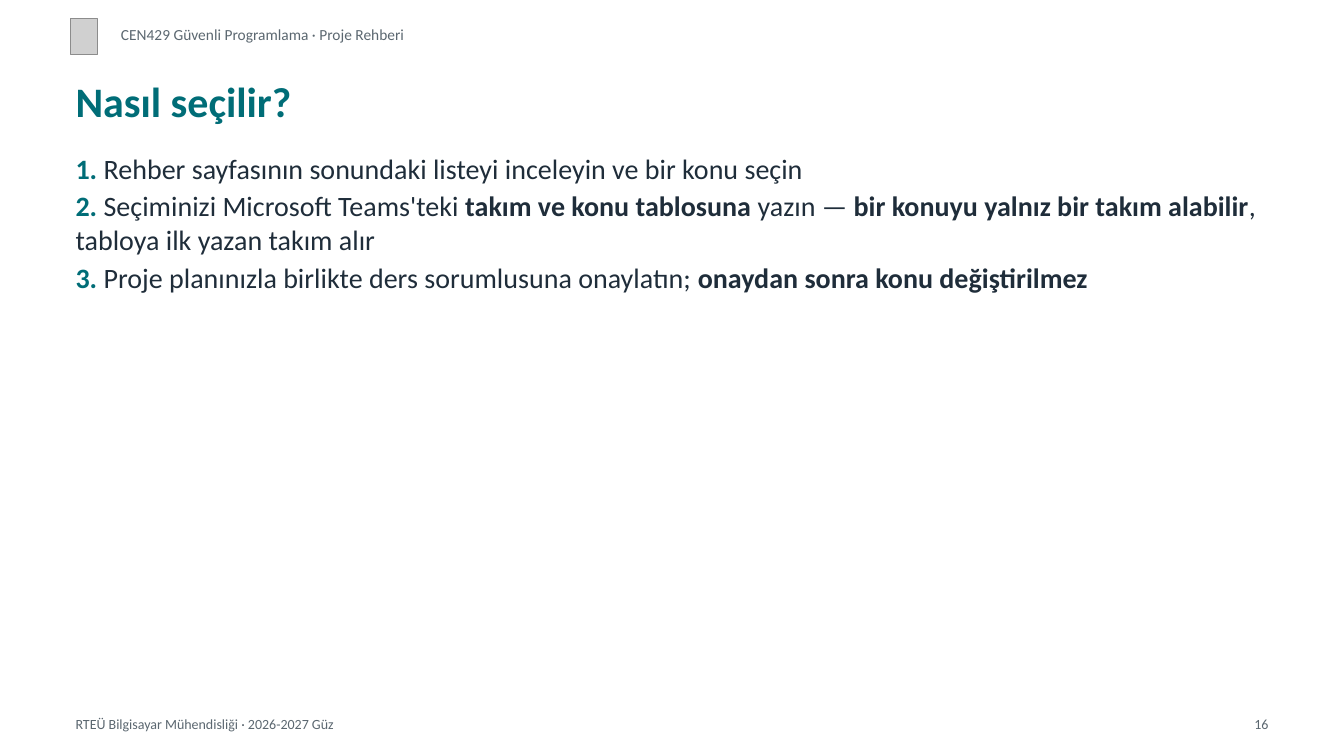
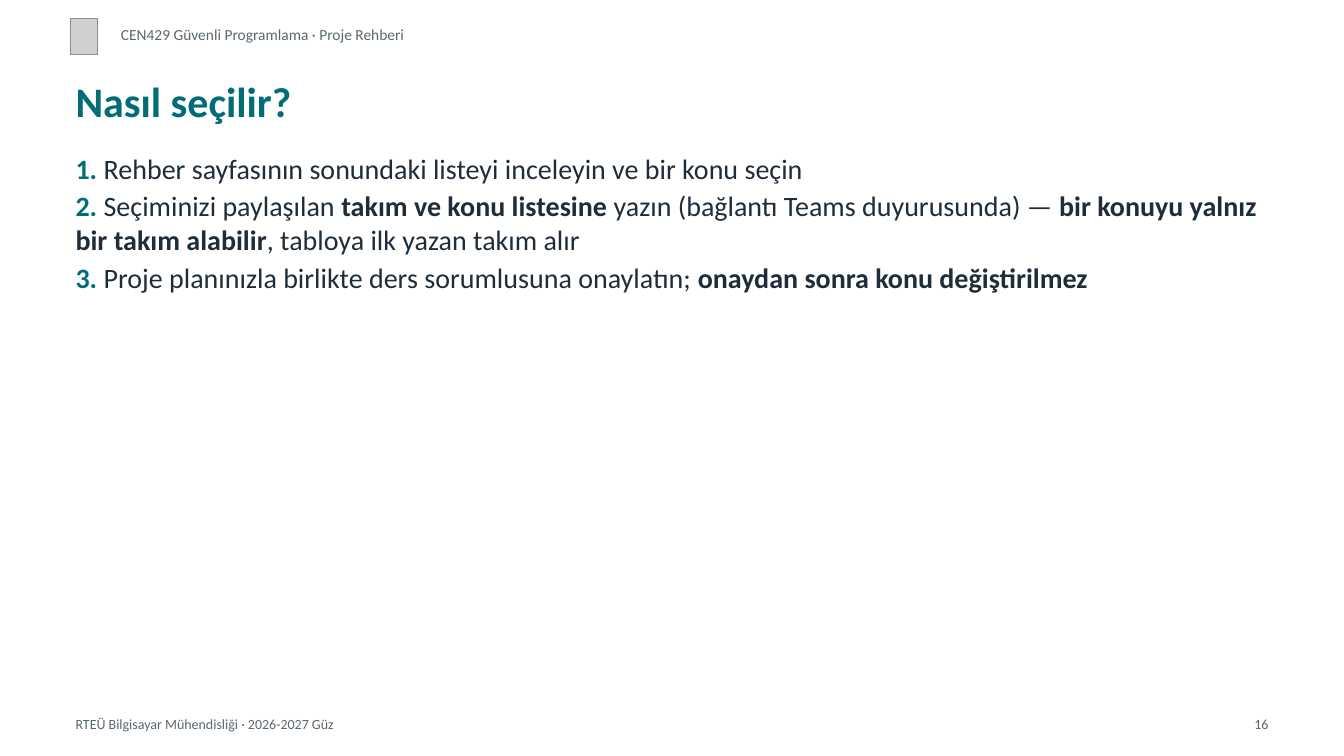
Before and after one commit to ucoruh/cen429-secure-programming, a slide deck: slide 16 of docs/project-guide/cen429-proje-rehberi-sunum.tr.pptx. Drawn at 1344x756 pixels with LibreOffice and Linux fonts; fonts in the diff are those of the drawing; grey boxes stand for pictures. Boxes give left, top, right and bottom in pixels: in the first picture for what was removed or moved away, otherwise in the second. Text is boxed around its words. In the diff, an @@ line names an element or a change of style, - is before the commit and + after.

Commit message:
Takım en çok 5 kişi, 10 dakikalık gösterim yerleri, depo şablondan (fork yok), paylaşılan takım listesi; çıktılar yeniden üretildi

```diff
--- a/docs/project-guide/cen429-proje-rehberi-sunum.tr.pptx
+++ b/docs/project-guide/cen429-proje-rehberi-sunum.tr.pptx
@@ text at bbox=[76, 195, 1257, 255]: text changed @@
-2. Seçiminizi Microsoft Teams'teki takım ve konu tablosuna yazın — bir konuyu yalnız bir takım alabilir, tabloya ilk yazan takım alır
+2. Seçiminizi paylaşılan takım ve konu listesine yazın (bağlantı Teams duyurusunda) — bir konuyu yalnız bir takım alabilir, tabloya ilk yazan takım alır
```
Also in this commit, not shown: 2 other slides changed, 27 other files.
